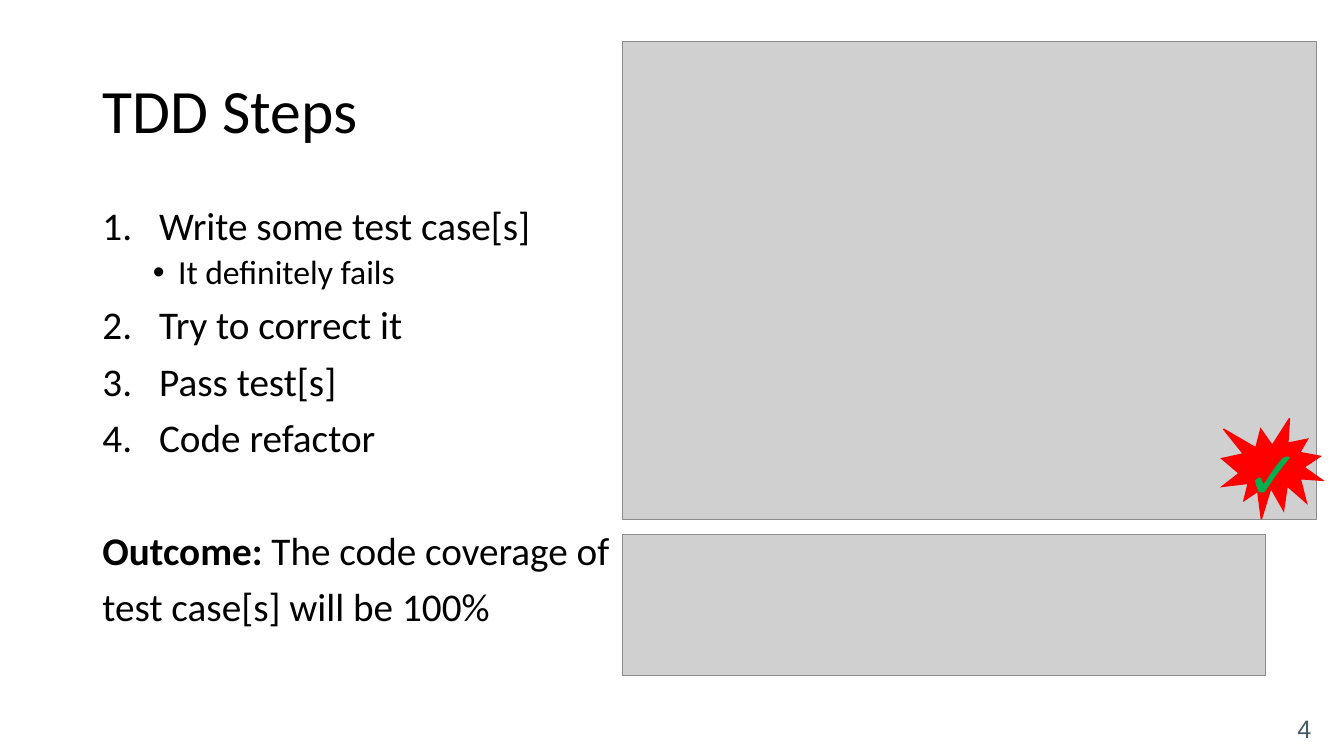
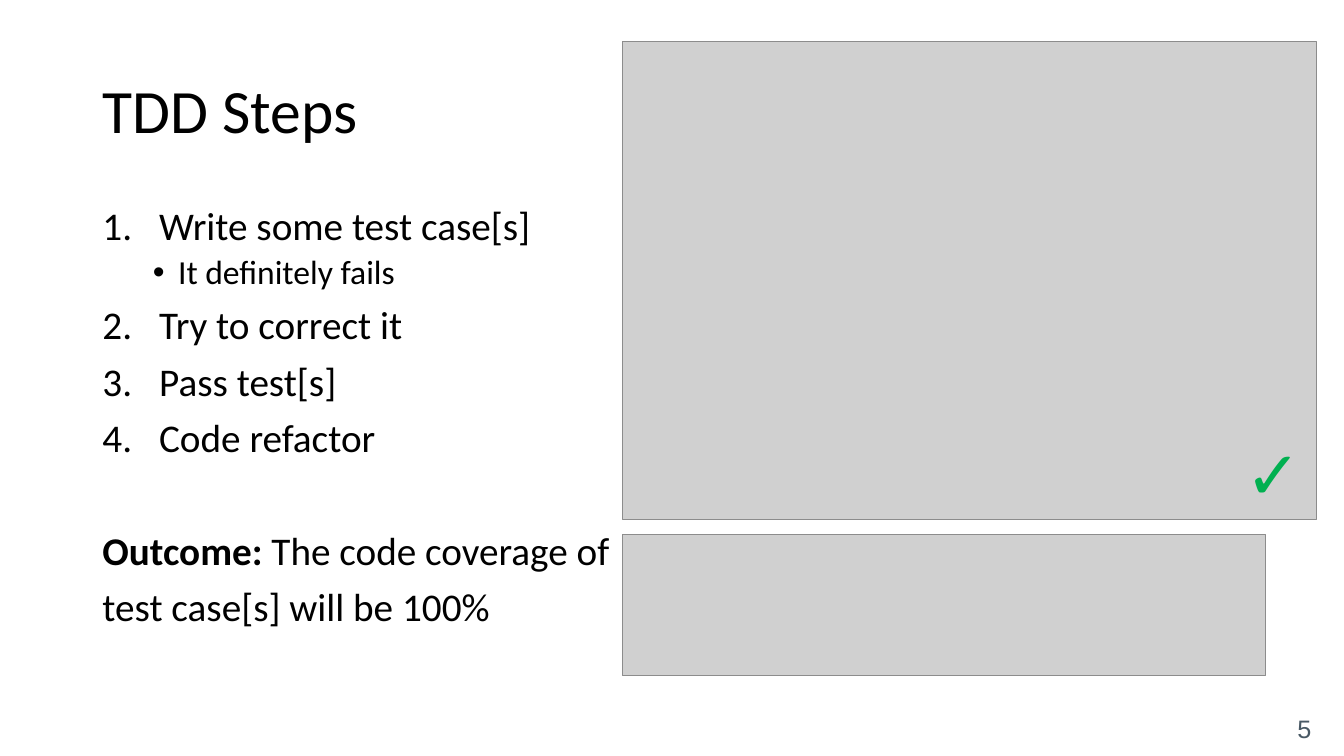
Before and after one commit to mostafarastgar/mockito-project, a slide deck: slide 5 of TDD_BDD Introduction.pptx (slide 4 before the commit). Drawn at 1344x756 pixels with LibreOffice and Linux fonts; fonts in the diff are those of the drawing; grey boxes stand for pictures. Boxes give left, top, right and bottom in pixels: in the first picture for what was removed or moved away, otherwise in the second. Text is boxed around its words. In the diff, an @@ line names an element or a change of style, - is before the commit and + after.

```diff
--- a/TDD_BDD Introduction.pptx
+++ b/TDD_BDD Introduction.pptx
@@ irregular seal removed at (x1=1222, y1=418, x2=1323, y2=519) @@
@@ page number at (x1=1297, y1=720, x2=1311, y2=738): text changed @@
-4
+5
```
Also in this commit, not shown: 1 slide added, 5 other files.
